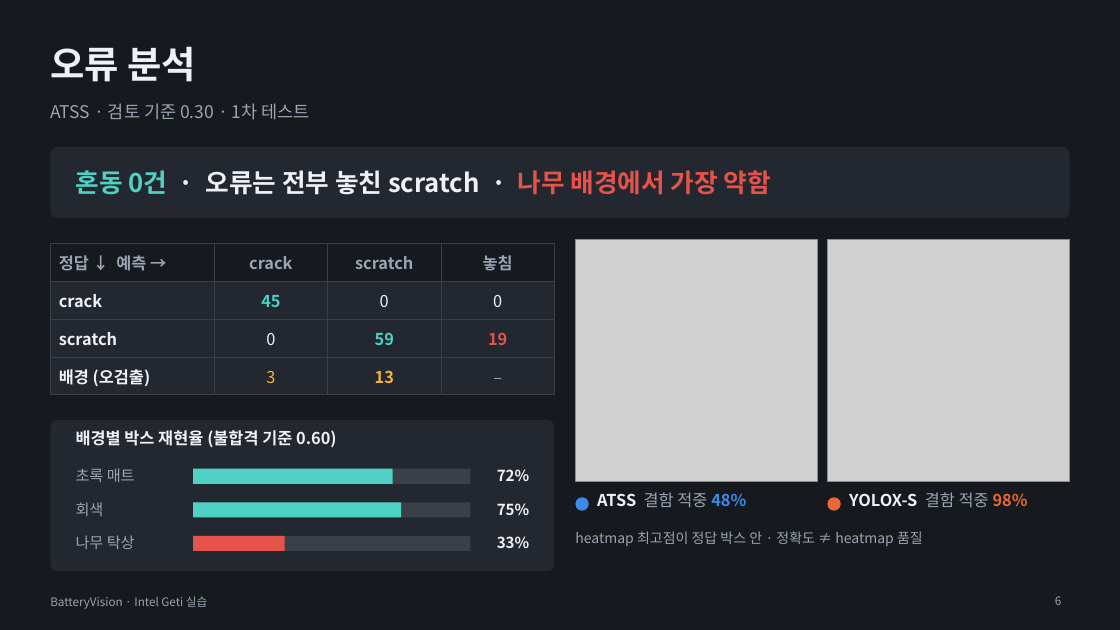
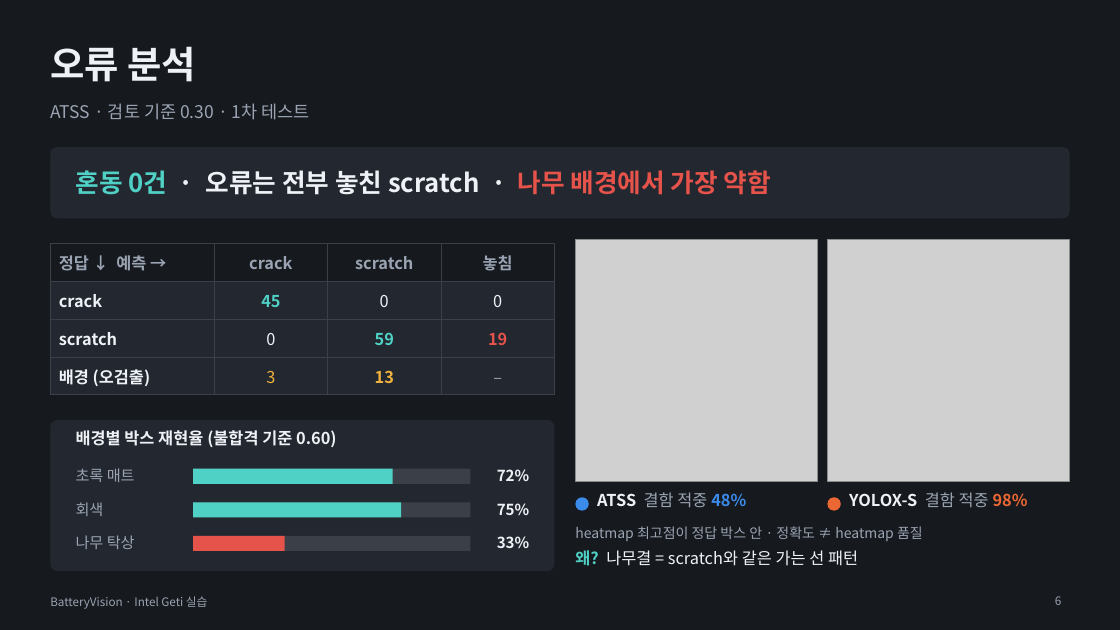
Before and after one commit to se4nchoi/batteryvision, a slide deck: slide 6 of docs/submission/BatteryVision_발표.pptx. Drawn at 1120x630 pixels with LibreOffice and Linux fonts; fonts in the diff are those of the drawing; grey boxes stand for pictures. Boxes give left, top, right and bottom in pixels: in the first picture for what was removed or moved away, otherwise in the second. Text is boxed around its words. In the diff, an @@ line names an element or a change of style, - is before the commit and + after.

```diff
--- a/docs/submission/BatteryVision_발표.pptx
+++ b/docs/submission/BatteryVision_발표.pptx
@@ text "heatmap 최고점이 정답 박스 안 ...": place and size @@
-text "heatmap 최고점이 정답 박스 안 ..." at <box>575,531,923,546</box>
+text "heatmap 최고점이 정답 박스 안 ..." at <box>575,526,923,541</box>
@@ text added at <box>575,550,858,566</box>, 14 pt, text #EEF1F5 @@
+왜? 나무결 = scratch와 같은 가는 선 패턴
```
Also in this commit, not shown: 5 other slides changed, 2 other files.
